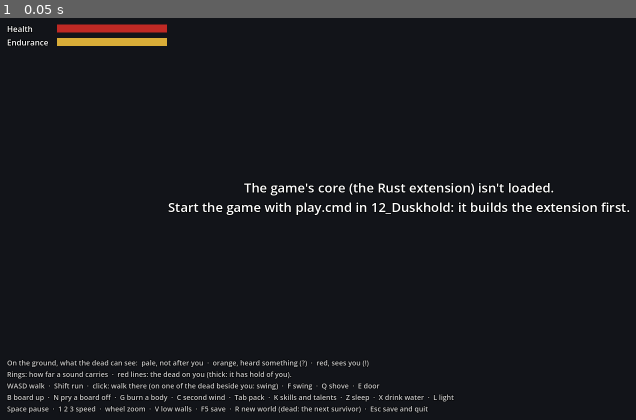
Above: before the commit, frame 1.
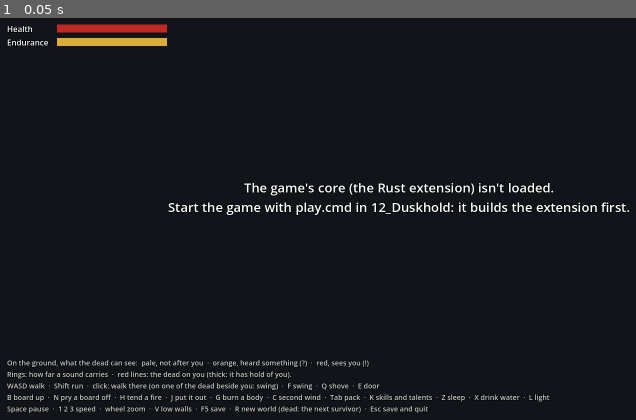
Above: after the commit, the same moment.

Repository: Mossenheimen/Duskhold
Game: Godot game, scene res://main.tscn
The game is run twice, just before and just after one commit, with the same random seed, the same clock (stepped at 60 frames per second) and the same inputs.
Inputs:
- Up to frame 1 (0.05 s): no input

The runs differ from the first frame. In frame 1, 0.5% of the frame differs, in the area x 18-87%, y 93-96%.

Commit message:
Duskhold: a fire for your base
Hearths, stoves and forges take a fire. Every house and farmhouse has a
stove, the tavern a hearth and the smithy its forge, and each keeps two
to four split logs beside it (a new item; sheds hold some too). H lays a
log on, or once it's laid, lights it from the torch or candle you hold
up; J puts it out and leaves what's left in it. Planks burn too, for half
as long. A fire holds eight game hours, burns down a minute at a time and
lights its room, so your hands stay free.

Light is bait: at night, the dead that see a fire (a burning body's too)
through a window or an open door come to it, as to a noise. A boarded
window hides it. A Lantern-Eater puts out a fire it passes. The loot
panel's row for the fireplace says how it stands. Save format v13.

Co-Authored-By: Claude Opus 5.5 <noreply@anthropic.com>

Diff:
--- a/client/bag.gd
+++ b/client/bag.gd
@@ -49,6 +49,7 @@
 var _shown_water := false
 var _queue: Array = []  # actions still to ask for: ["take" or "put", x, y, def]
 var _shown_counter := []  # the counter within reach and what it sells, as last drawn
+var _shown_fire := PackedInt32Array()  # the fire beside you (DuskWorld.fire_beside()), as last drawn
 
 
 func _ready() -> void:
@@ -110,13 +111,30 @@
 	if counter.size() >= 3:
 		sells = _dusk.counter_sells(counter[0], counter[1])
 	var at_counter := [counter, sells]
-	if reach != _shown_reach or water != _shown_water or at_counter != _shown_counter:
+	var fire: PackedInt32Array = _dusk.fire_beside()
+	if reach != _shown_reach or water != _shown_water or at_counter != _shown_counter \
+			or fire != _shown_fire:
 		_shown_reach = reach
 		_shown_water = water
 		_shown_counter = at_counter
+		_shown_fire = fire
 		_draw_reach(reach, water, counter, sells)
 	if not busy and not _queue.is_empty():
 		_next_queued(reach, items)
+
+
+## The fire in the hearth, stove or forge on (x, y), if it's the one beside you: "  ·  alight,
+## 3h 20m of wood (J puts it out)", "  ·  laid, ...", "  ·  cold (H lays a fire)"; else "".
+func _fire_line(x: int, y: int) -> String:
+	var f := _shown_fire
+	if f.size() < 4 or f[0] != x or f[1] != y:
+		return ""
+	var wood := "%dh %02dm of wood" % [f[2] / 60, f[2] % 60]
+	if f[3] == 1:
+		return "  ·  alight, %s (J puts it out)" % wood
+	if f[2] > 0:
+		return "  ·  laid, %s (H lights it)" % wood
+	return "  ·  cold (H lays a fire)"
 
 
 ## Where your stash is, if it's within reach; else (-1, -1).
@@ -284,7 +302,7 @@
 		var place := "On the ground" if fixture == 0 else _fixture_name(fixture).capitalize()
 		if mine:
 			place += "  ·  your stash"
-		var header := _row(_reach, place + ("  (empty)" if n == 0 else ""))
+		var header := _row(_reach, place + ("  (empty)" if n == 0 else "") + _fire_line(x, y))
 		if mine:
 			header.get_child(0).add_theme_color_override("font_color", Color(1.0, 0.82, 0.45))
 			_button(header, "Stash all finds", func() -> void: _stash_finds(x, y))
--- a/client/hud.gd
+++ b/client/hud.gd
@@ -6,7 +6,7 @@
 const LINE_LIFE := 6.0  # seconds a line of news stays
 const FLASH_LIFE := 0.6
 
-const CONTROLS := "WASD walk  ·  Shift run  ·  click: walk t …(77 unchanged characters)… r\nB board up  ·  N pry a board off  ·  G burn a body  ·  C second wind  ·  Tab  …(208 unchanged characters)…
+const CONTROLS := "WASD walk  ·  Shift run  ·  click: walk t …(77 unchanged characters)… r\nB board up  ·  N pry a board off  ·  H tend a fire  ·  J put it out  ·  G burn a body  ·  C second wind  ·  Tab  …(208 unchanged characters)…
 const LEGEND := "On the ground, what the dead can see:  pale, not after you  ·  orange, heard something (?)  ·  red, sees you (!)\nRings: how far a sound carries  ·  red lines: the dead on you (thick: it has hold of you)."
 
 ## The moodles, by DuskWorld.character_moodles() code: a name for each level, what it does to
@@ -129,7 +129,7 @@
 		dead = "  ·  the dead %d%%" % roundi(pressure[0] / 10.0)
 	var weather: String = ["", "  ·  rain", "  ·  heavy rain"][clampi(rain, 0, 2)]
 	var inside := "" if place.is_empty() else "  ·  in %s" % place
-	_state.text = "DUSKHOLD  ·  the first playable: the farms\n%s%s%s  ·  Seed %d  ·  %d×%s%s" % [
+	_state.text = "DUSKHOLD  ·  the first playable: a fire\n%s%s%s  ·  Seed %d  ·  %d×%s%s" % [
 		time_of_day(clock), inside, weather, world_seed, speed, dead, _countdown(tolling)]
 	_paused.visible = paused
 
--- a/client/main.gd
+++ b/client/main.gd
@@ -10,7 +10,8 @@
 ## start; --zoom=N; --speed=N the speed dial; --data=PATH another data folder (a mod, a test);
 ## --shot=PATH save a picture after --shot-after=SECONDS (default 3) and quit;
 ## --do=S:ACTION,... press swing, shove, door, struggle, drop (the first thing in the pack),
-## sleep, drink (from water), light, skills (the panel), board or unboard S real seconds in;
+## logs (take what's kept by the fire beside you), fire (tend it), smother, sleep, drink (from
+## water), light, skills (the panel), board or unboard S real seconds in;
 ## --news print the news too (for --headless); --hour=H start at that hour of the day;
 ## --save=PATH carry on from that save if it's there, and save to it.
 ##
@@ -27,6 +28,7 @@
 const Bag = preload("res://bag.gd")
 const Litter = preload("res://litter.gd")
 const Skills = preload("res://skills.gd")
+const ChunkView = preload("res://chunk_view.gd")
 
 ## Zomboid's angle: 30° down, so tiles are 2:1 diamonds, and north up and to the right.
 const CAMERA_PITCH := 30.0
@@ -109,6 +111,11 @@
 const RAINED_OUT := 69
 const TALENT_CHOSEN := 70
 const SECOND_WIND := 71
+const LAID := 72
+const FIRE_LIT := 73
+const SMOTHERED := 74
+const FIRE_OUT := 75
+const SAW_FIRE := 76
 ## Rain streaks falling round the camera, by DuskWorld.rain() (dry, rain, heavy).
 const RAIN_DROPS := [0, 700, 1800]
 ## What your own timed actions are called, by DuskWorld.actor_actions() kind (5 on).
@@ -118,7 +125,8 @@
 	19: "Making it your stash", 20: "Putting it away", 21: "Taking the cure",
 	22: "Setting it alight", 23: "Buying", 24: "Selling", 25: "Having it mended",
 	26: "Claiming the bounty", 27: "Having it read", 28: "Having the curse lifted",
-	29: "Catching your breath"}
+	29: "Catching your breath", 30: "Laying the fire", 31: "Lighting the fire",
+	32: "Putting the fire out"}
 ## A body that rose as a revenant (DuskWorld.actor_remains()): nothing's left to draw.
 const RISEN_BODY := 3
 ## A light, by DuskWorld.item_kinds().
@@ -157,6 +165,9 @@
 var sun: DirectionalLight3D
 var sky: Environment
 var torch: OmniLight3D  # the light you hold up, drawn as a real light with shadows
+var fires := {}  # the fires alight in hearths, stoves and forges: Vector2i -> OmniLight3D
+var fixture_names := PackedStringArray()  # by fixture number (DuskWorld.fixture_names())
+var fire_seen_at := -100.0  # when the news last told of the dead seeing a fire, in seconds played
 var seen := PackedByteArray()  # per actor, whether you see it (DuskWorld.actor_seen())
 var actors: Array = []  # an ActorView per actor, in the core's order
 var me := -1  # the character's index in the actor arrays
@@ -257,6 +268,7 @@
 	actors.clear()
 	kinds = dusk.actor_kinds()
 	creature_names = dusk.creature_names()
+	fixture_names = dusk.fixture_names()
 	fever_took = false
 	told_get_up = false
 	hallowed = false  # so the first frame says where you are
@@ -327,6 +339,7 @@
 		map_view.show_view(dusk.view_tiles())
 	_light_the_sky(dusk.daylight())
 	_hold_up_light()
+	_light_the_fires()
 	_let_it_rain()
 	_move_camera(delta)
 	map_view.update(focus)
@@ -407,6 +420,10 @@
 			hud.say("No second wind: it takes the talent, and comes back when you've slept.")
 	elif event.is_action_pressed("unboard") and not dead:
 		_pry_board()
+	elif event.is_action_pressed("tend_fire") and not dead:
+		_tend_fire()
+	elif event.is_action_pressed("smother_fire") and not dead:
+		_smother_fire()
 	elif event.is_action_pressed("sleep") and not dead:
 		_sleep_or_wake()
 	elif event.is_action_pressed("drink") and not dead:
@@ -567,6 +584,54 @@
 			dusk.burn()
 
 
+## H: tend the hearth, stove or forge beside you: lay a piece of fuel on, or once it's laid,
+## light it from the light you hold up. The core says which, or why not.
+func _tend_fire() -> void:
+	match dusk.fire_check():
+		-1:
+			hud.say("There's no hearth, stove or forge beside you.")
+		-2:
+			hud.say("It won't take more just now: let it burn down a while.")
+		-3:
+			hud.say("You have nothing that burns: split logs (a hearth or stove keeps a few by it) or planks.")
+		-4:
+			hud.say("The fire's laid. Hold up a lit torch or candle (L) to light it.")
+		_:
+			dusk.tend_fire()
+
+
+## J: put out the fire beside you. What's left of the wood stays in it for the next time.
+func _smother_fire() -> void:
+	var f: PackedInt32Array = dusk.fire_beside()
+	if f.size() >= 4 and f[3] == 1:
+		dusk.smother_fire()
+	else:
+		hud.say("There's no fire alight beside you.")
+
+
+## --do's "logs": takes what's kept by the hearth, stove or forge beside you (its first stack).
+func _take_logs() -> void:
+	var f: PackedInt32Array = dusk.fire_beside()
+	if f.size() < 2:
+		return
+	var reach: PackedInt32Array = dusk.stores_in_reach()
+	var i := 0
+	while i + 4 < reach.size():
+		var count := reach[i + 3]
+		if reach[i] == f[0] and reach[i + 1] == f[1] and count > 0:
+			dusk.take(f[0], f[1], 0, reach[i + 5])
+			return
+		i += 5 + count * 4
+
+
+## Whether the tile (x, y) is within `tiles` of you.
+func _near(x: int, y: int, tiles: float) -> bool:
+	if me < 0:
+		return false
+	var where: PackedVector2Array = dusk.actor_positions()
+	return me < where.size() and (Vector2(x, y) - where[me]).length() <= tiles
+
+
 ## N: pry a board off the boarded door or window beside you.
 func _pry_board() -> void:
 	match dusk.board_check(true):
@@ -896,6 +961,33 @@
 			BOARD_BROKE:
 				map_view.refresh_edge(Vector2i(events[i + 3], events[i + 4]))
 				hud.say("The last board gave way!" if extra == 0 else "A board gave way! %d left." % extra)
+			LAID:
+				if who == me:
+					var f: PackedInt32Array = dusk.fire_beside()
+					if f.size() >= 4 and f[3] == 1:
+						hud.say("You put another %s on the fire." % _item_name(extra))
+					else:
+						hud.say("You lay the fire. Hold up a light (L) and press H to light it.")
+			FIRE_LIT:
+				if who == me:
+					hud.say("The fire catches. The room is lit, and so is anything seen through its windows.")
+			SMOTHERED:
+				if who == me:
+					hud.say("You put the fire out. What's left of the wood stays in it.")
+				else:
+					hud.say("%s puts out the fire! It wants you in the dark." % dusk.actor_name(who))
+					hud.flash()
+			FIRE_OUT:
+				if _near(events[i + 3], events[i + 4], 16.0):
+					hud.say("The fire has burnt out.")
+			SAW_FIRE:
+				# Once in a while: a crowd seeing it would fill the news.
+				if played - fire_seen_at > 20.0:
+					fire_seen_at = played
+					if _seen(who):
+						hud.say("%s has seen the firelight, and comes to it." % _a(who))
+					else:
+						hud.say("Something out in the dark has seen the firelight.")
 
 
 ## "A shambler", "A ghoul", or a rare's own name: what actor `i` is, for the news.
@@ -1079,6 +1171,55 @@
 	torch.light_energy = 3.0 * (1.0 + 0.06 * sin(now * 13.0) + 0.04 * sin(now * 31.0))
 	# In the hand on the camera's side, so it lights the body you see, not from inside it.
 	torch.position = actors[me].position + Vector3(0.35, 1.8, 0.35)
+
+
+## The fires alight in hearths, stoves and forges (DuskWorld.hearth_fires()): over each, embers
+## glowing on its top and a real light with shadows, reaching as far as the core's, flickering.
+## Only the look: what a fire lights, and who sees it, is the core's.
+func _light_the_fires() -> void:
+	var lit: PackedInt32Array = dusk.hearth_fires()
+	var now := Time.get_ticks_msec() / 1000.0
+	var alight := {}
+	for i in range(0, lit.size() - 4, 5):
+		var at := Vector2i(lit[i], lit[i + 1])
+		alight[at] = true
+		if not fires.has(at):
+			fires[at] = _make_fire(at, lit[i + 4])
+		var fire: OmniLight3D = fires[at]
+		fire.omni_range = lit[i + 2] + 1.0
+		var phase := float(at.x * 7 + at.y * 13)
+		fire.light_energy = 2.6 * (1.0 + 0.08 * sin(now * 11.0 + phase) + 0.05 * sin(now * 27.0 + phase))
+	for at: Vector2i in fires.keys():
+		if not alight.has(at):
+			fires[at].queue_free()
+			fires.erase(at)
+
+
+## A fire's light over the fixture on `at` (its number `fixture`), and its embers on top.
+func _make_fire(at: Vector2i, fixture: int) -> OmniLight3D:
+	var id: String = fixture_names[fixture] if fixture < fixture_names.size() else ""
+	var height: float = ChunkView.FURNITURE[id][0].y if ChunkView.FURNITURE.has(id) else 1.0
+	var fire := OmniLight3D.new()
+	fire.light_color = Color(1.0, 0.56, 0.24)
+	fire.shadow_enabled = true
+	fire.omni_attenuation = 1.3
+	# Above the fixture, so its own box doesn't shut the light in.
+	fire.position = Vector3(at.x + 0.5, height + 0.45, at.y + 0.5)
+	var embers := MeshInstance3D.new()
+	var box := BoxMesh.new()
+	box.size = Vector3(0.5, 0.12, 0.45)
+	embers.mesh = box
+	var glow := StandardMaterial3D.new()
+	glow.albedo_color = Color(1.0, 0.42, 0.1)
+	glow.emission_enabled = true
+	glow.emission = Color(1.0, 0.42, 0.1)
+	glow.emission_energy_multiplier = 4.0
+	embers.material_override = glow
+	embers.cast_shadow = GeometryInstance3D.SHADOW_CASTING_SETTING_OFF
+	embers.position = Vector3(0.0, -0.39, 0.0)
+	fire.add_child(embers)
+	add_child(fire)
+	return fire
 
 
 ## The rain: thin streaks falling in a box round where the camera looks, as many as the core's
@@ -1158,6 +1299,8 @@
 		"burn": [KEY_G],
 		"second_wind": [KEY_C],
 		"unboard": [KEY_N],
+		"tend_fire": [KEY_H],
+		"smother_fire": [KEY_J],
 		"restart": [KEY_R],
 		"save": [KEY_F5],
 		"quit": [KEY_ESCAPE],
@@ -1248,6 +1391,12 @@
 				_burn_body()
 			"unboard":
 				_pry_board()
+			"logs":
+				_take_logs()
+			"fire":
+				_tend_fire()
+			"smother":
+				_smother_fire()
 			"next":  # after a death, the next survivor
 				_next_survivor()
 
Not shown, changed: ARCHITECTURE.md
Not shown, changed: CLAUDE.md
Not shown, changed: CONCEPT.md
Not shown, changed: crates/dusk-cli/src/main.rs
Not shown, changed: crates/dusk-core/src/actor.rs
Not shown, changed: crates/dusk-core/src/barricade.rs
Not shown, changed: crates/dusk-core/src/combat.rs
Not shown, added: crates/dusk-core/src/fire.rs
Not shown, changed: crates/dusk-core/src/items.rs
Not shown, changed: crates/dusk-core/src/lib.rs
Not shown, changed: crates/dusk-core/src/light.rs
Not shown, changed: crates/dusk-core/src/rare.rs
(and 9 more such lines)
